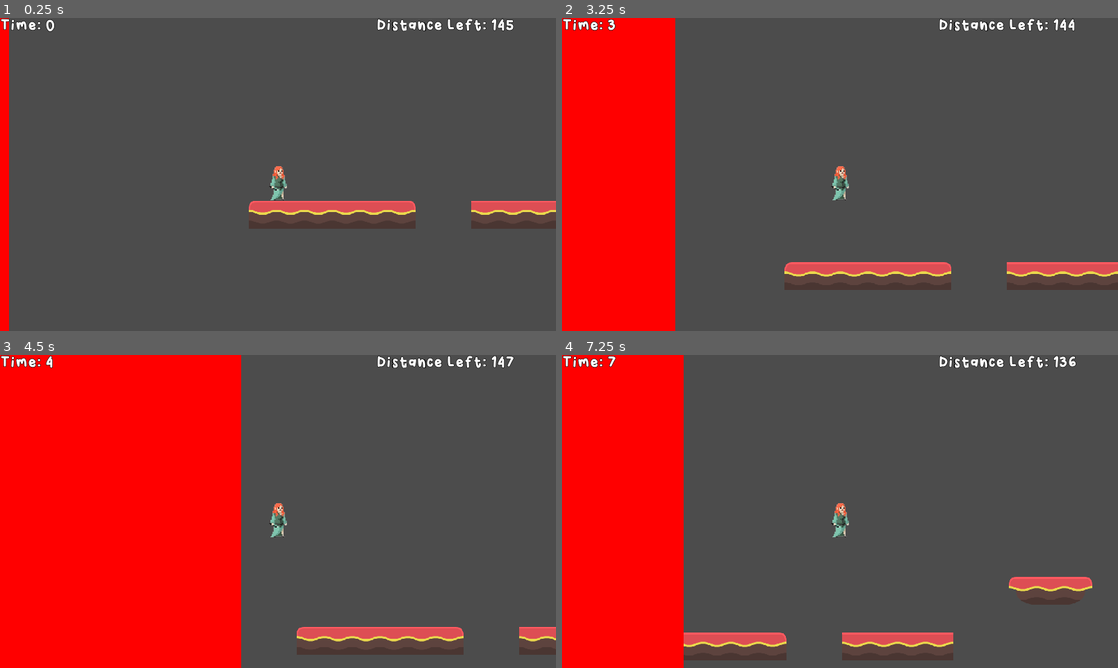
Above: before the commit, frames 1-4 (two rows, left to right).
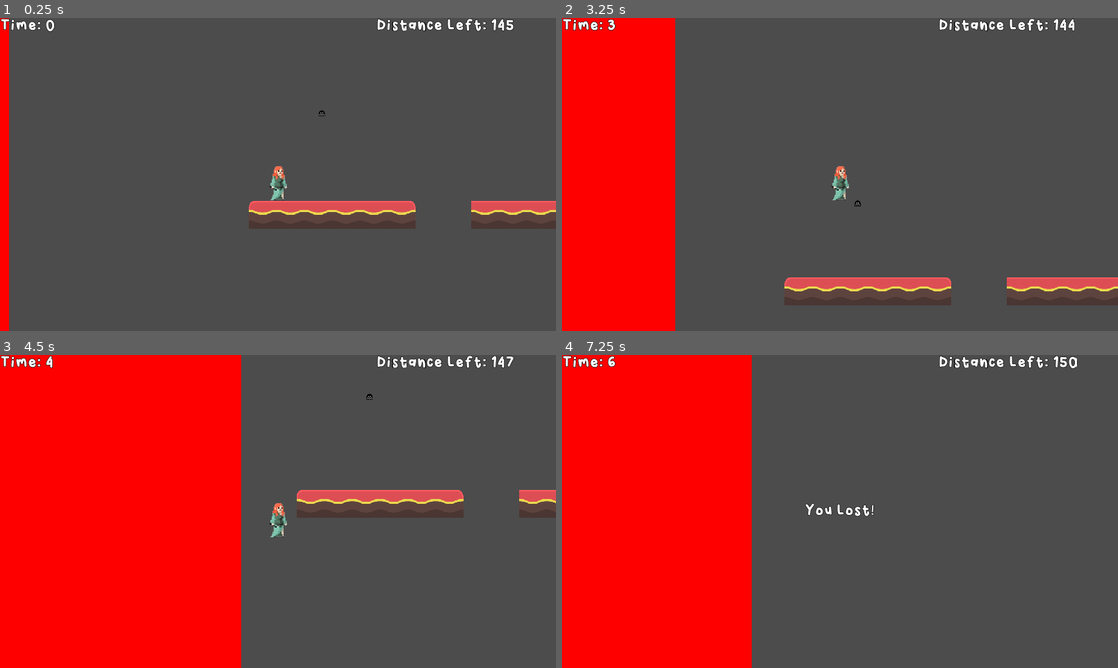
Above: after the commit, the same moments.

Repository: jonahshader/back5_platformer_unit3
Game: Godot game, scene res://scenes/levels/Level_1.tscn
Same seed, same stepped clock (60 frames per second), same inputs: the game is played once before the commit and once after it. This scene is started directly instead of the project's main scene.
Inputs:
- Up to frame 1 (0.25 s): no input
- Up to frame 2 (3.25 s): hold Space (jump) 0.53-1.28 s; hold Right (move_right) 0.53-2.03 s; tap Space (jump) at 1.35, 1.52, 1.82, 2.85, 3.02 s; hold Space (jump) 2.03-2.78 s; hold Left (move_left) from 2.03 s (still down)
- Up to frame 3 (4.5 s): tap Space (jump) at 3.32, 4.35 s; hold Space (jump) 3.53-4.28 s; release Left (move_left) at 4.28 s; hold Right (move_right) from 4.28 s (still down)
- Up to frame 4 (7.25 s): keep holding Right (move_right); tap Space (jump) at 4.52, 4.82, 5.85, 6.02, 6.32 s; hold Space (jump) 5.03-5.78 s; hold Space (jump) from 6.53 s (still down)

The runs differ from the first frame. In frame 1, less than 0.1% of the frame differs, in the area x 57-59%, y 29-32%; in frame 2, 5.1%; in frame 3, 4.5%; in frame 4, 15%, in the area x 8-96%, y 0-100%.

Commit message:
Jumper enemy bounces up and down
Player can't move through it, but I think it might be better if the enemy were to knock the player back on contact

Diff:
--- a/scenes/levels/Level_1.tscn
+++ b/scenes/levels/Level_1.tscn
@@ -6,6 +6,7 @@
 [ext_resource path="res://scenes/objects/Safehouse.tscn" type="PackedScene" id=4]
 [ext_resource path="res://scenes/objects/Death_Wall.tscn" type="PackedScene" id=5]
 [ext_resource path="res://scenes/objects/EscExit.tscn" type="PackedScene" id=6]
+[ext_resource path="res://scenes/objects/enemy_jumper.tscn" type="PackedScene" id=7]
 
 [node name="1" type="Node"]
 
@@ -27,6 +28,9 @@
 
 [node name="EscExit" parent="." instance=ExtResource( 6 )]
 
+[node name="enemy" parent="." instance=ExtResource( 7 )]
+position = Vector2( 168.077, 800 )
+
 [connection signal="body_entered" from="Safehouse" to="Player" method="survived"]
 [connection signal="body_entered" from="Safehouse" to="GameHud" method="survived"]
 [connection signal="body_entered" from="Death_Wall" to="Player" method="gameover"]
--- a/scenes/menus/CharacterSelece.tscn
+++ b/scenes/menus/CharacterSelece.tscn
@@ -9,6 +9,15 @@
 size = 48
 font_data = ExtResource( 1 )
 
+[sub_resource type="DynamicFont" id=2]
+font_data = ExtResource( 1 )
+
+[sub_resource type="DynamicFont" id=3]
+font_data = ExtResource( 1 )
+
+[sub_resource type="DynamicFont" id=4]
+font_data = ExtResource( 1 )
+
 [sub_resource type="DynamicFont" id=5]
 font_data = ExtResource( 1 )
 
@@ -16,15 +25,6 @@
 font_data = ExtResource( 1 )
 
 [sub_resource type="DynamicFont" id=7]
-font_data = ExtResource( 1 )
-
-[sub_resource type="DynamicFont" id=2]
-font_data = ExtResource( 1 )
-
-[sub_resource type="DynamicFont" id=3]
-font_data = ExtResource( 1 )
-
-[sub_resource type="DynamicFont" id=4]
 font_data = ExtResource( 1 )
 
 [node name="Node2D" type="Node2D"]
--- /dev/null
+++ b/scenes/objects/enemy_jumper.gd
@@ -0,0 +1,28 @@
+extends KinematicBody2D
+onready var floor_detector = $OnGround
+var jump_force = 600
+var gravity = 800
+var jump_delay = 15
+var jump_timer = jump_delay
+var vel = Vector2()
+# Declare member variables here. Examples:
+# var a = 2
+# var b = "text"
+
+# Called when the node enters the scene tree for the first time.
+func _ready():
+
+	pass # Replace with function body.
+
+func _physics_process(_delta):
+	vel = move_and_slide(vel, Vector2.UP)
+	if not floor_detector.is_colliding():
+		vel.y += gravity * _delta
+		jump_timer = jump_delay
+	jump_timer -= 1
+	if (jump_timer == 0):
+			vel.y -= jump_force
+
+# Called every frame. 'delta' is the elapsed time since the previous frame.
+#func _process(delta):
+#	pass
--- /dev/null
+++ b/scenes/objects/enemy_jumper.tscn
@@ -0,0 +1,20 @@
+[gd_scene load_steps=4 format=2]
+
+[ext_resource path="res://scenes/objects/enemy_jumper.gd" type="Script" id=1]
+[ext_resource path="res://assets/Images/ghos.png" type="Texture" id=2]
+
+[sub_resource type="RectangleShape2D" id=1]
+extents = Vector2( 7.84553, 7.58154 )
+
+[node name="enemy" type="KinematicBody2D"]
+script = ExtResource( 1 )
+
+[node name="Sprite" type="Sprite" parent="."]
+texture = ExtResource( 2 )
+
+[node name="OnGround" type="RayCast2D" parent="."]
+enabled = true
+cast_to = Vector2( 0, 10 )
+
+[node name="CollisionShape2D" type="CollisionShape2D" parent="."]
+shape = SubResource( 1 )
Binary file added: assets/Images/ghos.png
Not shown, added: assets/Images/ghos.png.import
Not shown: 1 places in scenes/levels/Level_1.tscn that only renumber resources
Not shown: 4 places in scenes/menus/CharacterSelece.tscn that only renumber resources
